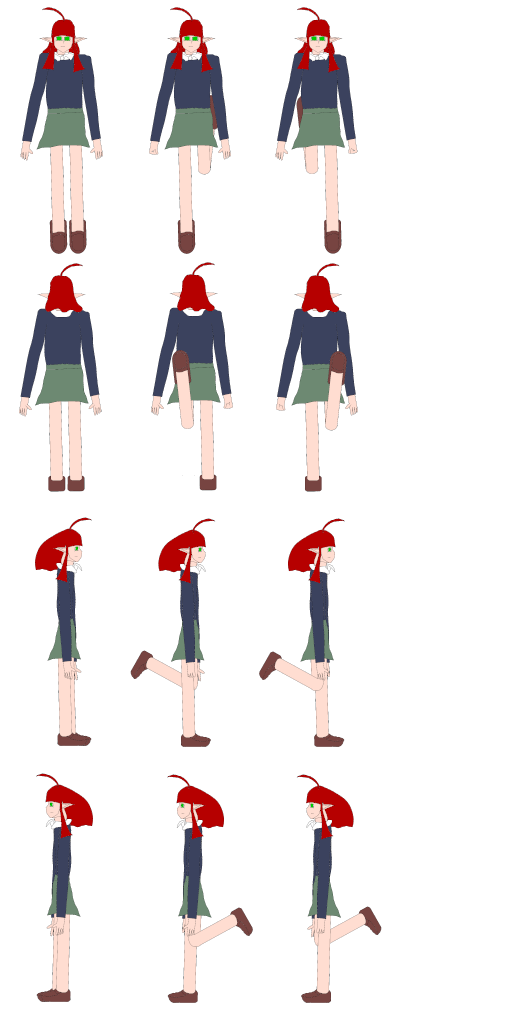
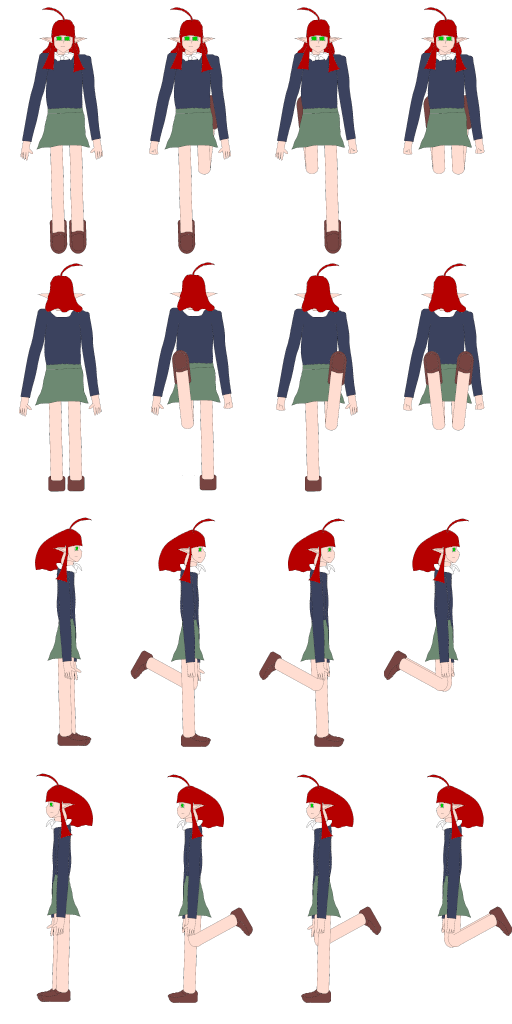
Layers edited between the first and the second 512 × 1024 image:
added layer "wjump" above "ejump" over [left=427, top=774, right=512, bottom=948]
added layer "ejump" above "njump" over [left=384, top=518, right=469, bottom=692]
added layer "njump" above "sjump" over [left=403, top=263, right=485, bottom=431]
added layer "sjump" above "wwalk2.png" over [left=403, top=7, right=485, bottom=175]
